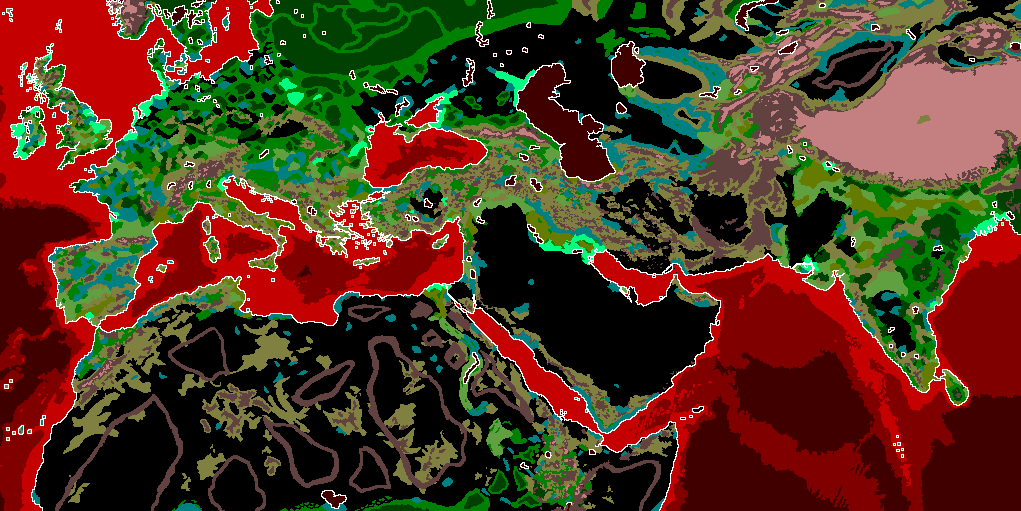
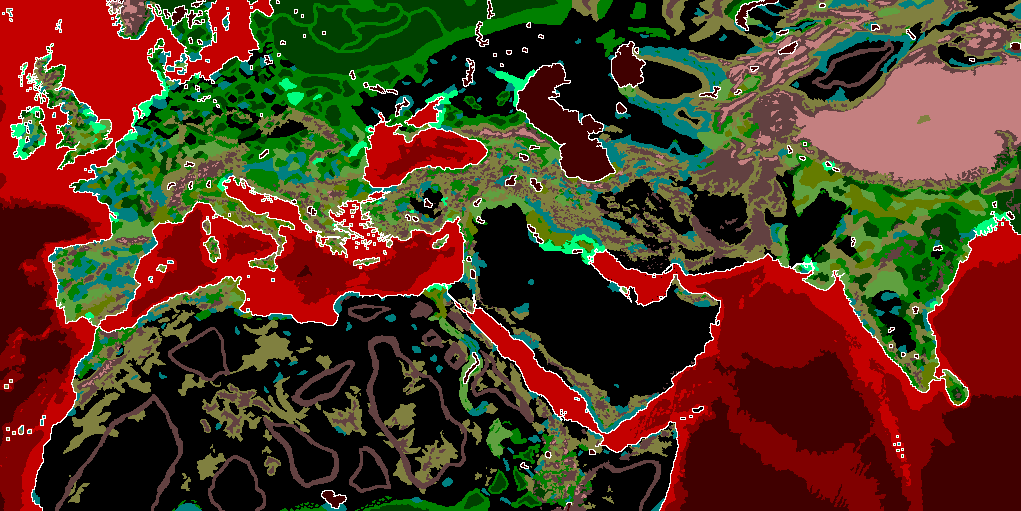
Layers edited between the first and the second 1021×511 image:
painted on "map_ground_types" over (67, 316, 338, 429)
